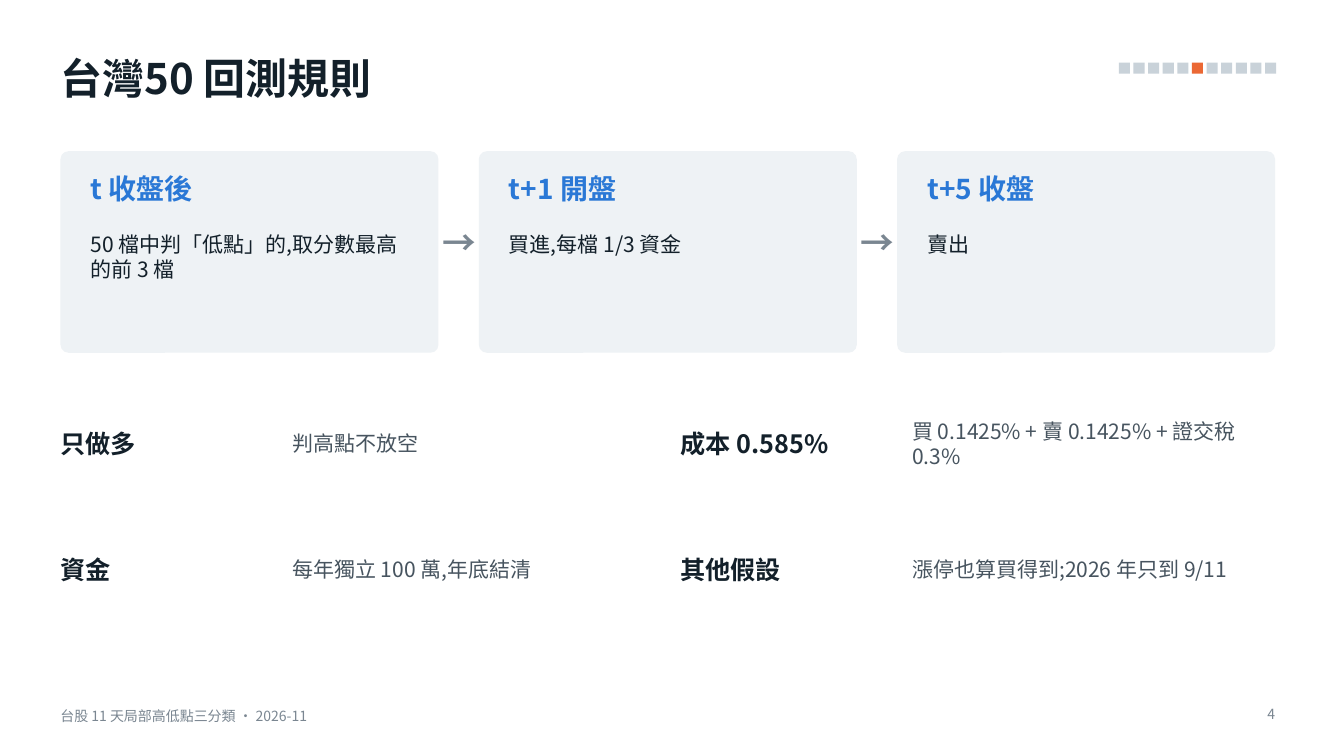
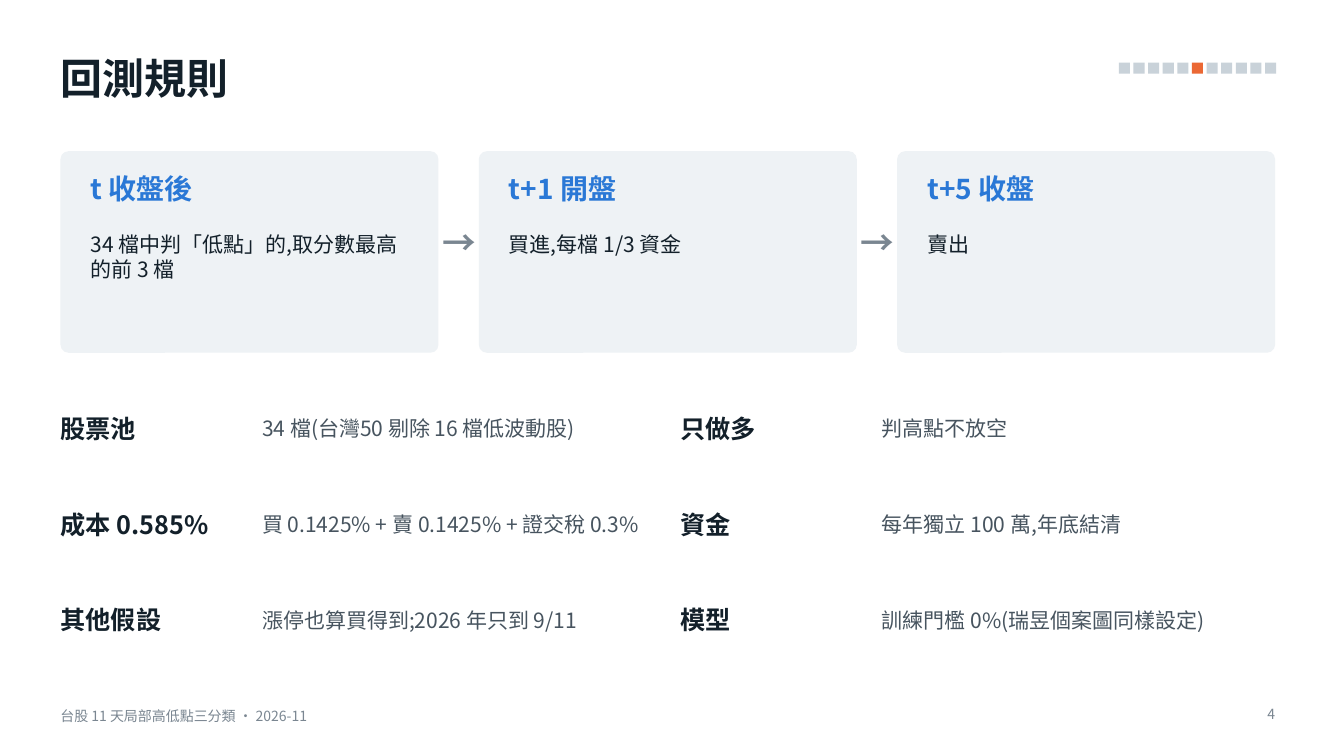
Before and after one commit to alextixu/fcukproject, a slide deck: slide 4 of method_kline_peak/report/kline_peak_report.pptx. Drawn at 1344x756 pixels with LibreOffice and Linux fonts; fonts in the diff are those of the drawing. Boxes give left, top, right and bottom in pixels: in the first picture for what was removed or moved away, otherwise in the second. Text is boxed around its words. In the diff, an @@ line names an element or a change of style, - is before the commit and + after.

```diff
--- a/method_kline_peak/report/kline_peak_report.pptx
+++ b/method_kline_peak/report/kline_peak_report.pptx
@@ title at [60, 58, 228, 98]: text changed @@
-台灣50 回測規則
+回測規則
@@ text at [91, 234, 398, 279]: text changed @@
-50 檔中判「低點」的,取分數最高的前 3 檔
+34 檔中判「低點」的,取分數最高的前 3 檔
@@ text "只做多": place and size @@
-text "只做多" at [60, 431, 136, 456]
+text "只做多" at [680, 416, 756, 441]
@@ text "判高點不放空": place and size @@
-text "判高點不放空" at [292, 433, 418, 453]
+text "判高點不放空" at [882, 418, 1008, 438]
@@ text added at [60, 416, 136, 441], 18 pt, text #13202A, bold @@
+股票池
@@ text added at [262, 418, 575, 440], 15 pt, text #47545F @@
+34 檔(台灣50 剔除 16 檔低波動股)
@@ text "成本 0.585%": place and size @@
-text "成本 0.585%" at [680, 431, 828, 456]
+text "成本 0.585%" at [60, 512, 209, 537]
@@ text "買 0.1425% + 賣 0.1425% ..." rewrapped from [912, 421, 1236, 465] to [262, 514, 638, 534] @@
@@ text "資金": place and size @@
-text "資金" at [60, 557, 110, 582]
+text "資金" at [680, 512, 730, 537]
@@ text "每年獨立 100 萬,年底結清": place and size @@
-text "每年獨立 100 萬,年底結清" at [292, 559, 532, 581]
+text "每年獨立 100 萬,年底結清" at [882, 514, 1121, 536]
@@ text "其他假設": place and size @@
-text "其他假設" at [680, 557, 781, 582]
+text "其他假設" at [60, 607, 161, 632]
@@ text "漲停也算買得到;2026 年只到 9/11": place and size @@
-text "漲停也算買得到;2026 年只到 9/11" at [912, 559, 1227, 581]
+text "漲停也算買得到;2026 年只到 9/11" at [262, 610, 577, 632]
@@ text added at [680, 607, 730, 631], 18 pt, text #13202A, bold @@
+模型
@@ text added at [882, 610, 1205, 632], 15 pt, text #47545F @@
+訓練門檻 0%(瑞昱個案圖同樣設定)
```
Also in this commit, not shown: 4 other slides changed, 1 slide added, 1 other file.
